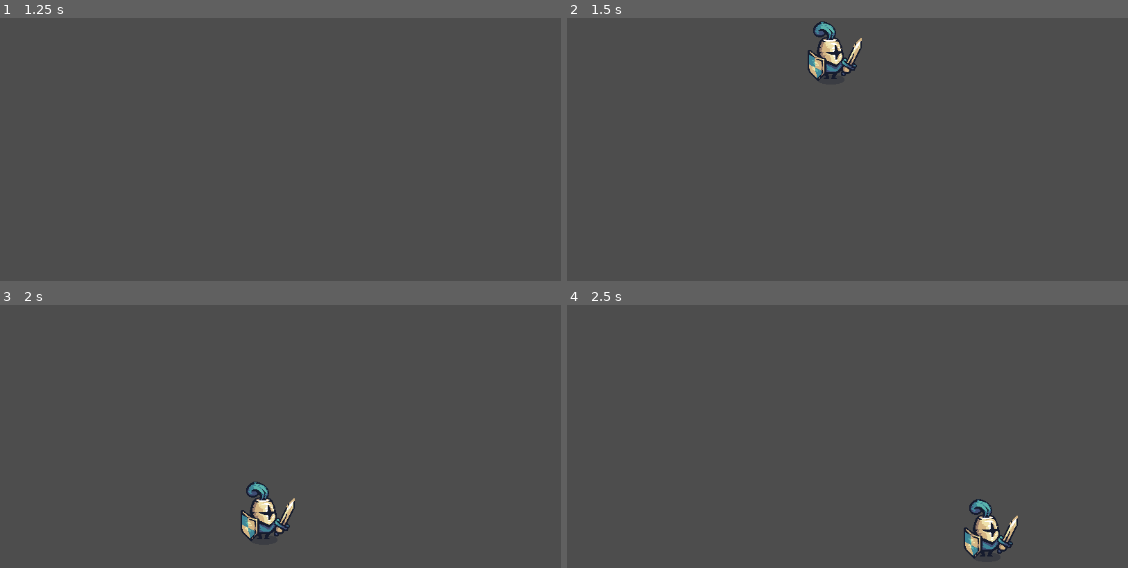
Above: before the commit, frames 1-4 (two rows, left to right).
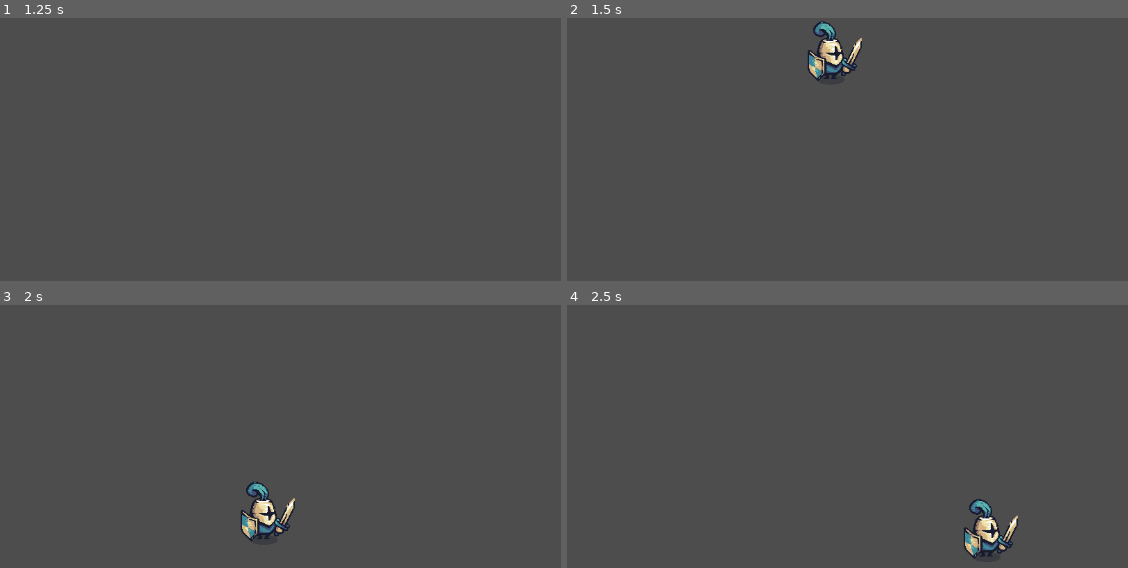
Above: after the commit, the same moments.

Repository: Talong2024/Algorithm-Quest
Game: Godot game, scene res://Characeter.tscn
The game is run twice, just before and just after one commit, with the same random seed, the same clock (stepped at 60 frames per second) and the same inputs.
Inputs:
- Up to frame 1 (1.25 s): tap Enter at 0.5 s; hold Right (Right) from 0.53 s (still down)
- Up to frame 2 (1.5 s): tap Space at 1.25 s; release Right (Right) at 1.28 s; hold Down (Down) from 1.28 s (still down)
- Up to frame 3 (2 s): keep holding Down (Down)
- Up to frame 4 (2.5 s): release Down (Down) at 2.03 s; hold Right (Right) from 2.03 s (still down)

Frame 1 is identical in both runs. In frame 2, 0.2% of the frame differs, in the area x 44-50%, y 1-23%; in frame 3, 0.2%, in the area x 44-50%, y 67-88%; in frame 4, 0.2%.

Commit message:
Update player.tscn

Diff:
--- a/player/player.tscn
+++ b/player/player.tscn
@@ -1,13 +1,81 @@
-[gd_scene load_steps=3 format=3 uid="uid://duc1pim4fn67u"]
+[gd_scene load_steps=8 format=3 uid="uid://duc1pim4fn67u"]
 
 [ext_resource type="Texture2D" uid="uid://caabqab71yl03" path="res://assets/Tiny Swords/Tiny Swords (Update 010)/Factions/Knights/Troops/Warrior/Blue/Warrior_Blue.png" id="1_oul6g"]
 [ext_resource type="Script" uid="uid://5tg2qjsfhu3k" path="res://player/script/player.gd" id="1_rkbax"]
 
+[sub_resource type="CircleShape2D" id="CircleShape2D_rkbax"]
+
+[sub_resource type="Animation" id="Animation_rkbax"]
+length = 0.001
+tracks/0/type = "value"
+tracks/0/imported = false
+tracks/0/enabled = true
+tracks/0/path = NodePath("../Sprite2D:frame")
+tracks/0/interp = 1
+tracks/0/loop_wrap = true
+tracks/0/keys = {
+"times": PackedFloat32Array(0),
+"transitions": PackedFloat32Array(1),
+"update": 1,
+"values": [1]
+}
+
+[sub_resource type="Animation" id="Animation_g1dw6"]
+resource_name = "Idle_up"
+length = 0.7
+loop_mode = 1
+tracks/0/type = "value"
+tracks/0/imported = false
+tracks/0/enabled = true
+tracks/0/path = NodePath("../Sprite2D:frame")
+tracks/0/interp = 1
+tracks/0/loop_wrap = true
+tracks/0/keys = {
+"times": PackedFloat32Array(0, 0.3, 0.6),
+"transitions": PackedFloat32Array(1, 1, 1),
+"update": 1,
+"values": [36, 37, 38]
+}
+
+[sub_resource type="Animation" id="Animation_yw30f"]
+resource_name = "Idle"
+length = 0.7
+loop_mode = 1
+tracks/0/type = "value"
+tracks/0/imported = false
+tracks/0/enabled = true
+tracks/0/path = NodePath("../Sprite2D:frame")
+tracks/0/interp = 1
+tracks/0/loop_wrap = true
+tracks/0/keys = {
+"times": PackedFloat32Array(0, 0.3, 0.6),
+"transitions": PackedFloat32Array(1, 1, 1),
+"update": 1,
+"values": [24, 25, 26]
+}
+
+[sub_resource type="AnimationLibrary" id="AnimationLibrary_qjkh3"]
+_data = {
+&"Idle_down": SubResource("Animation_yw30f"),
+&"Idle_up": SubResource("Animation_g1dw6"),
+&"RESET": SubResource("Animation_rkbax")
+}
+
 [node name="Player" type="CharacterBody2D"]
 script = ExtResource("1_rkbax")
+
+[node name="CollisionShape2D" type="CollisionShape2D" parent="."]
+shape = SubResource("CircleShape2D_rkbax")
 
 [node name="Sprite2D" type="Sprite2D" parent="."]
 position = Vector2(5, -45)
 texture = ExtResource("1_oul6g")
 hframes = 6
 vframes = 8
+frame = 1
+
+[node name="AnimationPlayer" type="AnimationPlayer" parent="."]
+root_node = NodePath("../CollisionShape2D")
+libraries = {
+&"": SubResource("AnimationLibrary_qjkh3")
+}
